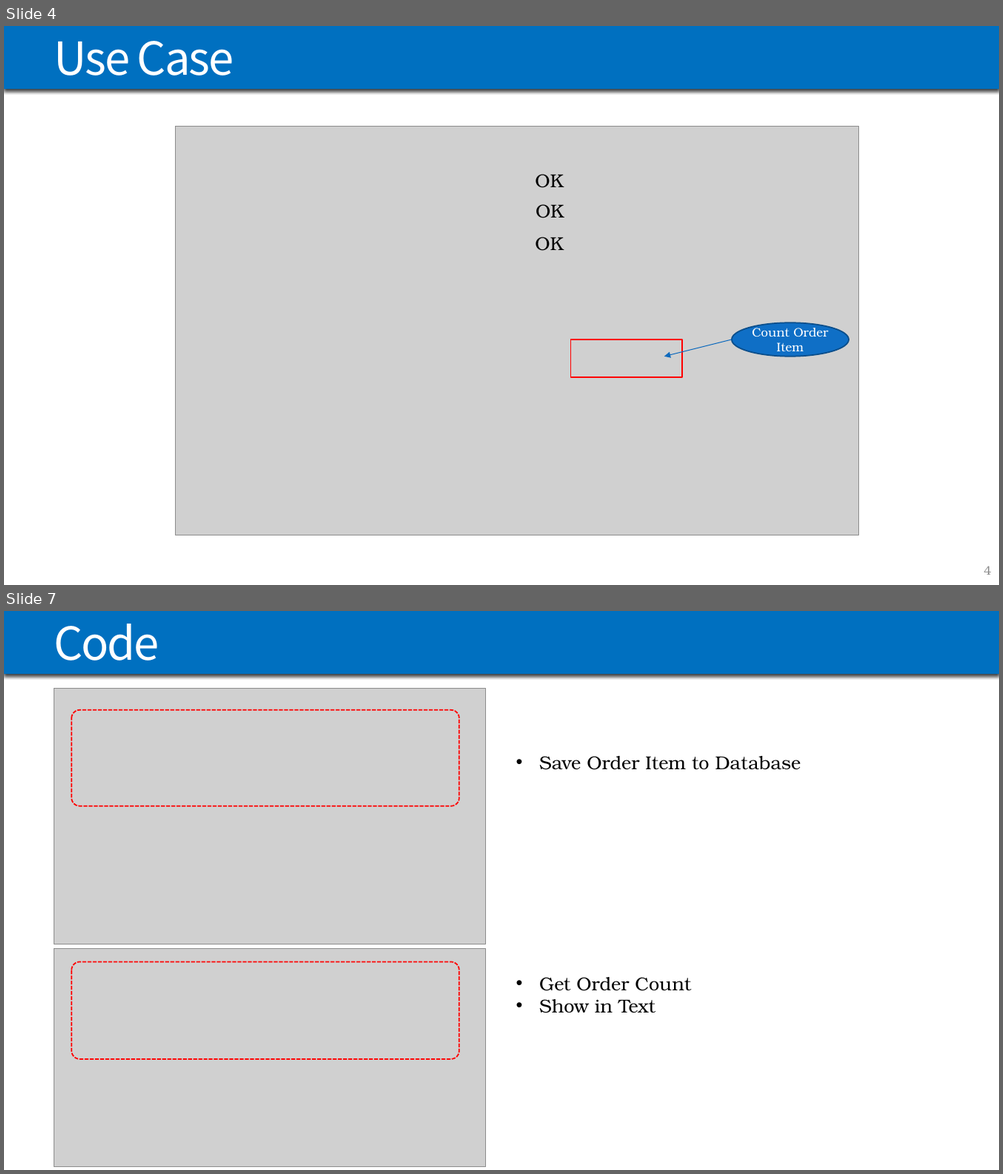
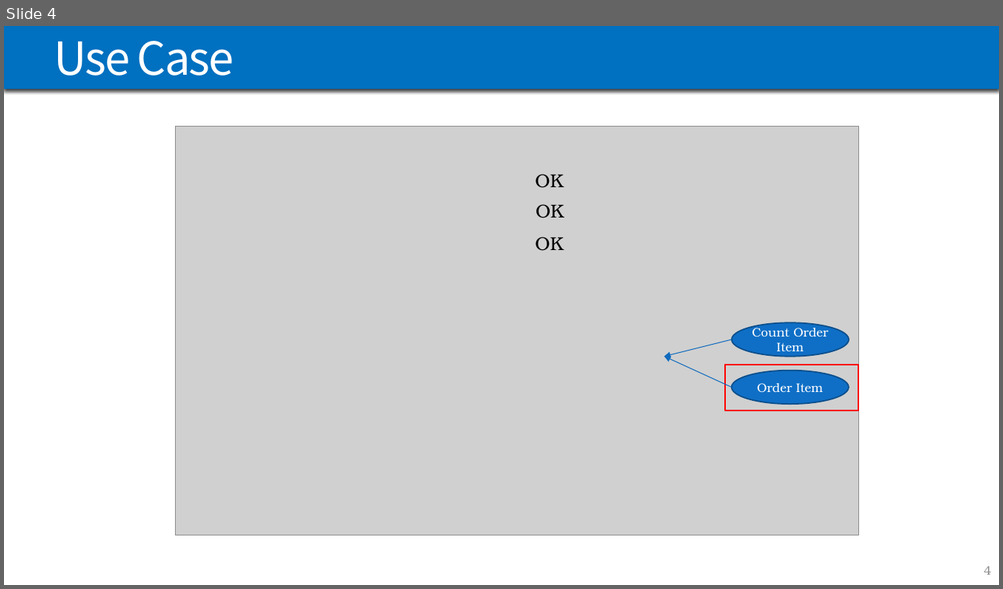
Before and after one commit to traitet/flutterep51, a slide deck: PowerPoint/FLUTTER_EP57.pptx. Shown one above the other, each under a label of ours: slides 4 and 7 before the commit, slide 4 after it; the slides between them are not shown. The pictures are 1003x1174 and 1003x589 pixels, drawn with LibreOffice and Linux fonts; fonts in the diff are those of the drawing; grey boxes stand for pictures. Boxes give left, top, right and bottom in pixels: in the first picture for what was removed or moved away, otherwise in the second. Text is boxed around its words. In the diff, an @@ line names an element or a change of style, - is before the commit and + after.

```diff
--- a/PowerPoint/FLUTTER_EP57.pptx
+++ b/PowerPoint/FLUTTER_EP57.pptx
@@ slide 7 removed at <box>4,611,999,1170</box>, background #FFFFFF; not listed: 1 template element that a slide beside it also shows @@
@@ title removed at <box>54,624,159,661</box> @@
-Code
@@ picture removed at <box>54,689,486,945</box> @@
@@ rounded rectangle removed at <box>72,710,459,806</box> @@
@@ text removed at <box>539,756,801,770</box> @@
-• Save Order Item to Database
@@ picture removed at <box>54,949,486,1167</box> @@
@@ rounded rectangle removed at <box>72,963,459,1059</box> @@
@@ text removed at <box>539,977,691,1014</box> @@
-• Get Order Count
-• Show in Text
@@ slide 4 changed as well @@
@@ arrow added from (731, 388) to (664, 357), #0E6ABD 0.75 pt @@
@@ rectangle: place and size @@
-rectangle at <box>570,340,683,378</box>
+rectangle at <box>726,365,859,411</box>
@@ ellipse added at <box>731,371,848,404</box>, fill #0F6FC6, outline #0B4E8B 1.25 pt, 12 pt, text #FFFFFF @@
+Order Item
```
Also in this commit, not shown: 4 other slides changed, 1 slide added, 2 other slides removed.
